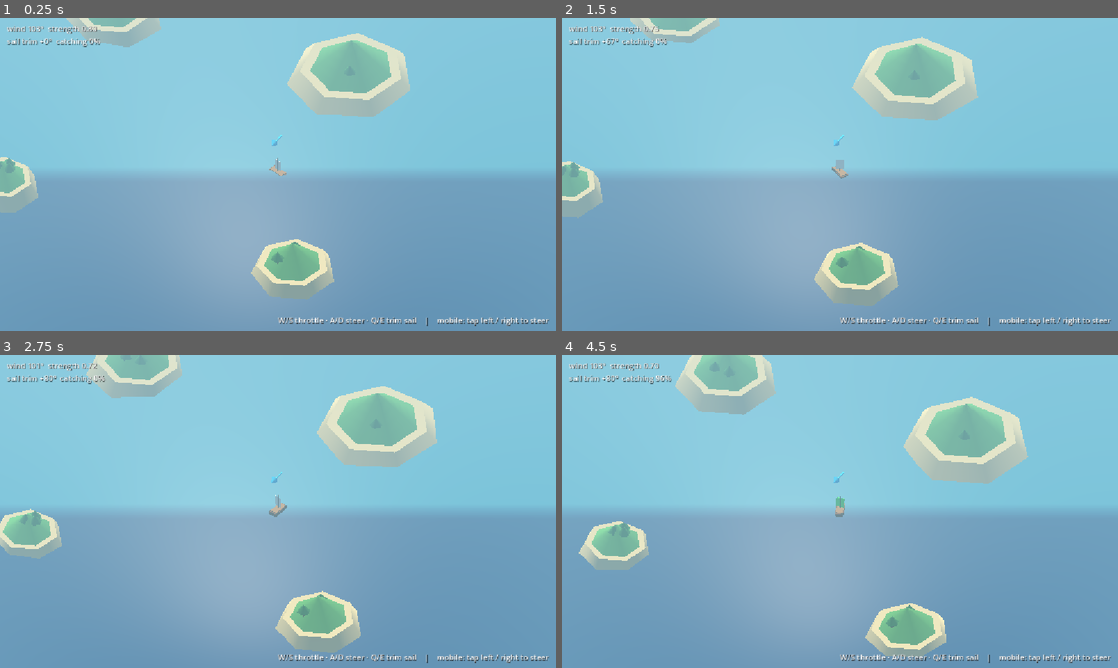
Above: before the commit, frames 1-4 (two rows, left to right).
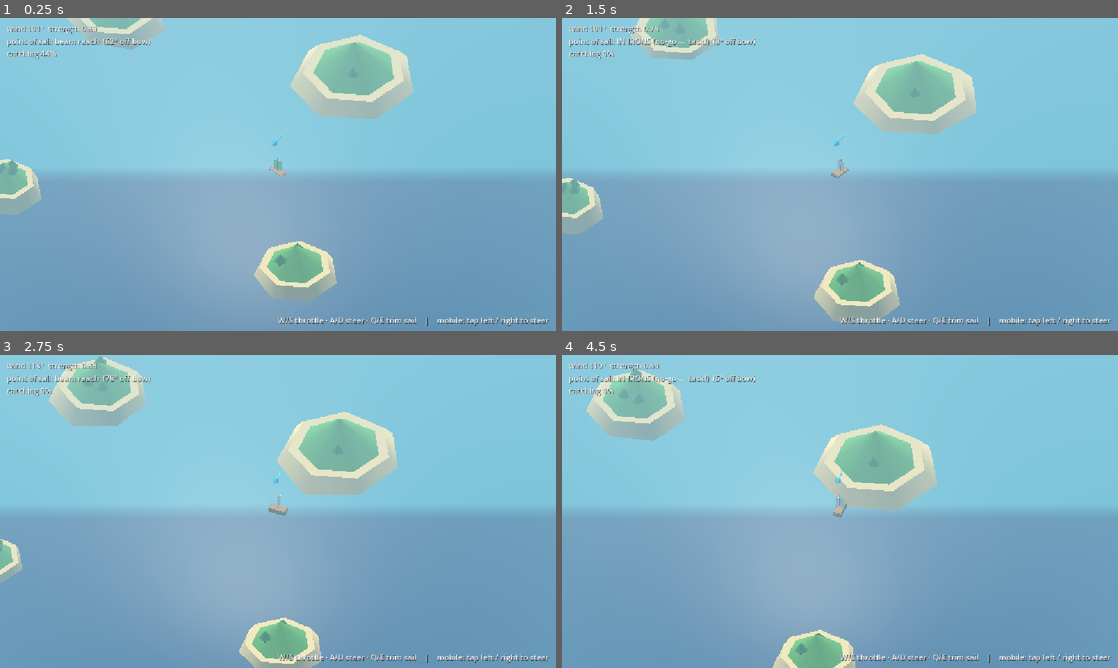
Above: after the commit, the same moments.

Repository: dimitrikachler/bonnezeaux
Game: Godot game, scene res://main.tscn
The game is run twice, just before and just after one commit, with the same random seed, the same clock (stepped at 60 frames per second) and the same inputs.
Inputs (mouse positions are in pixels of both pictures, inside the frame that each line leads up to):
- Up to frame 1 (0.25 s): no input
- Up to frame 2 (1.5 s): move the mouse to (962, 158) at 0.52 s; hold D 0.53-1.25 s; hold Q 0.53-1.25 s; click (962, 158) at 0.67 s; tap E at 0.8 s; drag from (728, 190) to (812, 237) at 1.27 s
- Up to frame 3 (2.75 s): move the mouse to (333, 442) at 2.02 s; hold D from 2.03 s (still down); hold Q from 2.03 s (still down); tap E at 2.3 s
- Up to frame 4 (4.5 s): release D at 2.75 s; release Q at 2.75 s; drag from (812, 574) to (673, 464) at 2.77 s; move the mouse to (1006, 558) at 3.52 s; hold A 3.53-4.25 s; hold Q 3.53-4.25 s; tap E at 3.8 s; drag from (673, 464) to (756, 433) at 4.27 s

The runs differ from the first frame. In frame 1, 2.4% of the frame differs, in the area x 0-75%, y 0-91%; in frame 2, 9.3%; in frame 3, 15%; in frame 4, 19%, in the area x 1-84%, y 0-100%.

Commit message:
Make sailing realistic: points of sail, no-go zone, apparent wind
Rework the wind mechanic from a simple sail-face push to a real sailing model:
- wind is now faster/shiftier and much stronger
- apparent wind (true wind minus boat motion) drives the sail
- a no-go zone (~43 deg) means you must tack to go upwind
- power follows the points of sail: peak on a beam reach, less dead downwind
- Q/E now sheet the sail in/out; correct trim depends on point of sail
- HUD names the current point of sail and warns when in irons

Co-Authored-By: Claude Opus 4.8 <noreply@anthropic.com>
Claude-Session: https://claude.ai/code/session_01XaqNMBDCMS3Umo73t3PtKx

Diff:
--- a/main.gd
+++ b/main.gd
@@ -4,19 +4,22 @@
 ## project stays easy to edit by hand. Replace/extend freely.
 
 # --- Boat physics tunables -------------------------------------------------
-const MAX_SPEED := 28.0
+const MAX_SPEED := 36.0
 const ACCEL := 26.0
 const DRAG := 1.3
 const TURN := 2.8            # rad/s at full speed
 const CAM_OFFSET := Vector3(40, 50, -40)
 
 # --- Wind / sailing tunables ----------------------------------------------
-const WIND_ACCEL := 24.0     # how hard a well-trimmed sail pushes the boat
-const WIND_DRIFT := 0.35     # rad/s random walk of the wind direction
-const WIND_STRENGTH_MIN := 0.6
+const WIND_ACCEL := 48.0     # how hard a well-trimmed sail pushes the boat
+const WIND_DRIFT := 1.1      # rad/s random walk of the wind direction (gusty/shifty)
+const WIND_SHIFT_CHANCE := 0.8   # per-second chance the wind picks a new strength
+const WIND_STRENGTH_MIN := 0.65
 const WIND_STRENGTH_MAX := 1.0
-const SAIL_TRIM_SPEED := 1.8 # rad/s the player can swing the sail (Q/E)
-const SAIL_TRIM_LIMIT := 1.4 # max sail angle off the boat's centreline
+const WIND_SPEED_SCALE := 20.0   # true wind speed in boat-speed units (for apparent wind)
+const NO_GO := deg_to_rad(43.0)  # can't sail closer than this to the wind
+const SHEET_SPEED := 1.6     # rad/s the player can sheet the sail in/out (Q/E)
+const SHEET_MAX := PI / 2.0  # fully eased = sail 90° out
 
 var heading := 0.0           # radians, 0 = +Z
 var speed := 0.0
@@ -25,7 +28,10 @@
 var wind_dir := 0.0          # radians, direction the wind blows TOWARD
 var wind_strength := 0.8
 var wind_strength_target := 0.8
-var sail_angle := 0.0        # radians, sail trim relative to the boat
+var sail_sheet := 0.5        # how far the sail is eased out, 0 (in tight) .. SHEET_MAX
+var sail_angle := 0.0        # actual visual sail angle (sheet, on the leeward side)
+var efficiency := 0.0        # how well the sail is drawing, 0..1 (for HUD/tint)
+var awa := 0.0               # apparent wind angle off the bow, 0 = dead upwind
 
 var boat: Node3D
 var sail_node: MeshInstance3D
@@ -324,35 +330,52 @@
 		steer -= 1.0
 	steer = clampf(steer, -1.0, 1.0)
 
-	# trim the sail with Q / E
-	var trim := 0.0
+	# sheet the sail with Q / E (Q eases out, E sheets in tight)
+	var sheet := 0.0
 	if Input.is_physical_key_pressed(KEY_Q):
-		trim += 1.0
+		sheet += 1.0
 	if Input.is_physical_key_pressed(KEY_E):
-		trim -= 1.0
-	sail_angle = clampf(sail_angle + trim * SAIL_TRIM_SPEED * delta, -SAIL_TRIM_LIMIT, SAIL_TRIM_LIMIT)
-
-	# --- wind ---
-	# direction does a slow random walk; strength drifts toward a roaming target
-	wind_dir += randf_range(-1.0, 1.0) * WIND_DRIFT * delta
-	if randf() < delta * 0.3:
+		sheet -= 1.0
+	sail_sheet = clampf(sail_sheet + sheet * SHEET_SPEED * delta, 0.0, SHEET_MAX)
+
+	# --- wind: gusty, shifty true wind ---
+	wind_dir = wrapf(wind_dir + randf_range(-1.0, 1.0) * WIND_DRIFT * delta, 0.0, TAU)
+	if randf() < delta * WIND_SHIFT_CHANCE:
 		wind_strength_target = randf_range(WIND_STRENGTH_MIN, WIND_STRENGTH_MAX)
-	wind_strength = lerpf(wind_strength, wind_strength_target, delta * 0.5)
-
-	# How much thrust the sail makes: the wind pushes on the sail face (its
-	# normal), and only the part of that push aligned with the boat's heading
-	# drives us forward. Trim the sail (Q/E) to align the normal between the
-	# wind and where you're pointing.
-	var sail_world := heading + sail_angle
-	var sail_normal := Vector2(cos(sail_world), -sin(sail_world))
-	var wind_vec := Vector2(sin(wind_dir), cos(wind_dir))
+	wind_strength = lerpf(wind_strength, wind_strength_target, delta * 0.8)
+
+	# Apparent wind = true wind minus the boat's own motion. This is what the
+	# sail actually feels, and it shifts forward as the boat speeds up.
 	var forward := Vector2(sin(heading), cos(heading))
-	var catch := wind_vec.dot(sail_normal)                 # wind hitting the face
-	var thrust := wind_strength * catch * sail_normal.dot(forward)
-	var sail_drive := maxf(0.0, thrust)                    # no sailing backwards
-	var efficiency := clampf(sail_drive / maxf(wind_strength, 0.01), 0.0, 1.0)
-
-	# tint the sail: red = luffing/badly trimmed, green = drawing well
+	var true_wind := Vector2(sin(wind_dir), cos(wind_dir)) * (wind_strength * WIND_SPEED_SCALE)
+	var app_wind := true_wind - forward * speed   # vector the wind blows TOWARD, boat frame
+	var app_from := -app_wind                     # points back to where it comes from
+	var app_speed := app_wind.length()
+
+	# Angle between the bow and where the wind comes from. 0 = dead upwind.
+	awa = absf(forward.angle_to(app_from)) if app_from.length() > 0.01 else 0.0
+
+	# Point of sail: nothing in the no-go zone, ramps up to a fast beam reach,
+	# eases off a little dead downwind (running on drag alone is slower).
+	var pos_power := 0.0
+	if awa > NO_GO:
+		var ramp := clampf((awa - NO_GO) / deg_to_rad(27.0), 0.0, 1.0)
+		var run_falloff := 1.0 - 0.30 * clampf((awa - deg_to_rad(120.0)) / deg_to_rad(60.0), 0.0, 1.0)
+		pos_power = ramp * run_falloff
+
+	# Correct sheet for this point of sail: in tight upwind, eased out downwind.
+	var optimal_sheet := clampf((awa - NO_GO) * 0.62, 0.0, SHEET_MAX)
+	var trim_quality := clampf(1.0 - absf(sail_sheet - optimal_sheet) / deg_to_rad(45.0), 0.0, 1.0)
+
+	var app_norm := clampf(app_speed / WIND_SPEED_SCALE, 0.0, 1.6)
+	var sail_drive := pos_power * trim_quality * app_norm
+	efficiency = clampf(pos_power * trim_quality, 0.0, 1.0)
+
+	# show the sail eased to the leeward side, by the sheeted amount
+	var lee := signf(forward.angle_to(app_from))
+	sail_angle = sail_sheet * (lee if lee != 0.0 else 1.0)
+
+	# tint the sail: pale = luffing/badly trimmed, green = drawing well
 	sail_mat.albedo_color = Color(0.95, 0.94, 0.88).lerp(Color(0.3, 1.0, 0.4), efficiency)
 
 	# --- physics ---
@@ -401,9 +424,20 @@
 	cam.position = boat.position + CAM_OFFSET
 	cam.look_at(boat.position, Vector3.UP)
 
-	status_label.text = "wind %d°  strength %.2f\nsail trim %+d°  catching %d%%" % [
+	var awa_deg := rad_to_deg(awa)
+	var pos_name := "running"
+	if awa_deg <= rad_to_deg(NO_GO):
+		pos_name = "IN IRONS (no-go — tack!)"
+	elif awa_deg < 60.0:
+		pos_name = "close-hauled"
+	elif awa_deg < 100.0:
+		pos_name = "beam reach"
+	elif awa_deg < 150.0:
+		pos_name = "broad reach"
+	status_label.text = "wind %d°  strength %.2f\npoint of sail: %s  (%d° off bow)\ncatching %d%%" % [
 		int(rad_to_deg(wind_dir)) % 360,
 		wind_strength,
-		int(rad_to_deg(sail_angle)),
+		pos_name,
+		int(awa_deg),
 		int(efficiency * 100.0),
 	]
